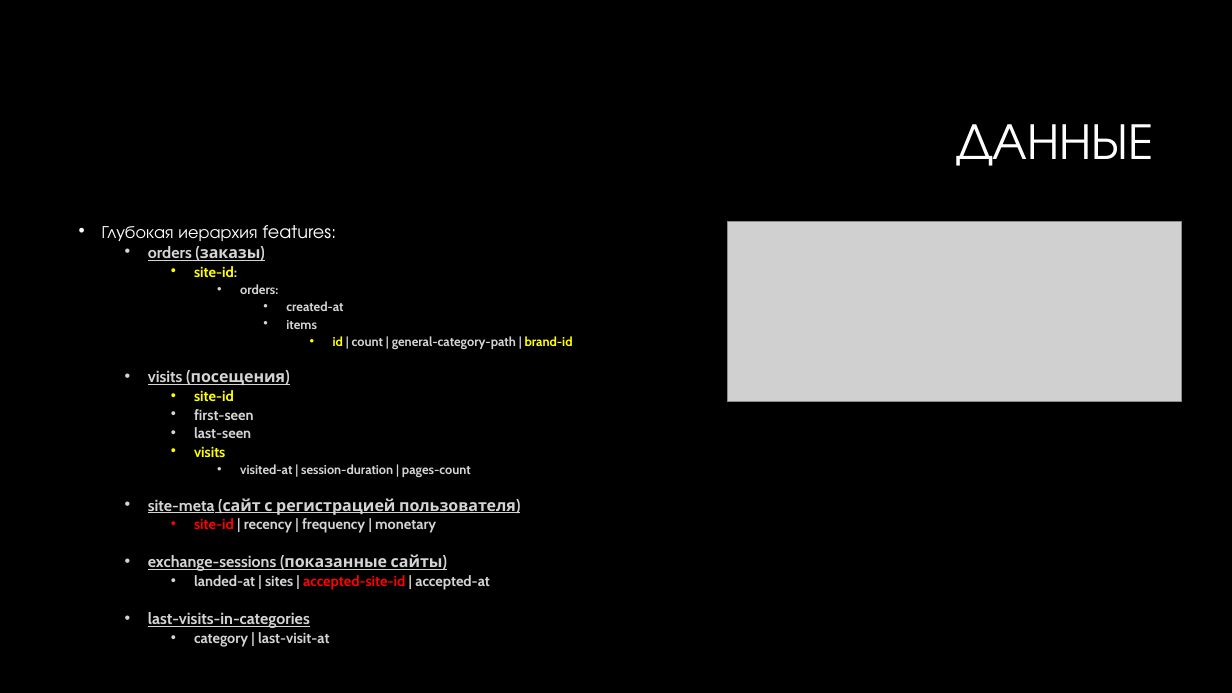
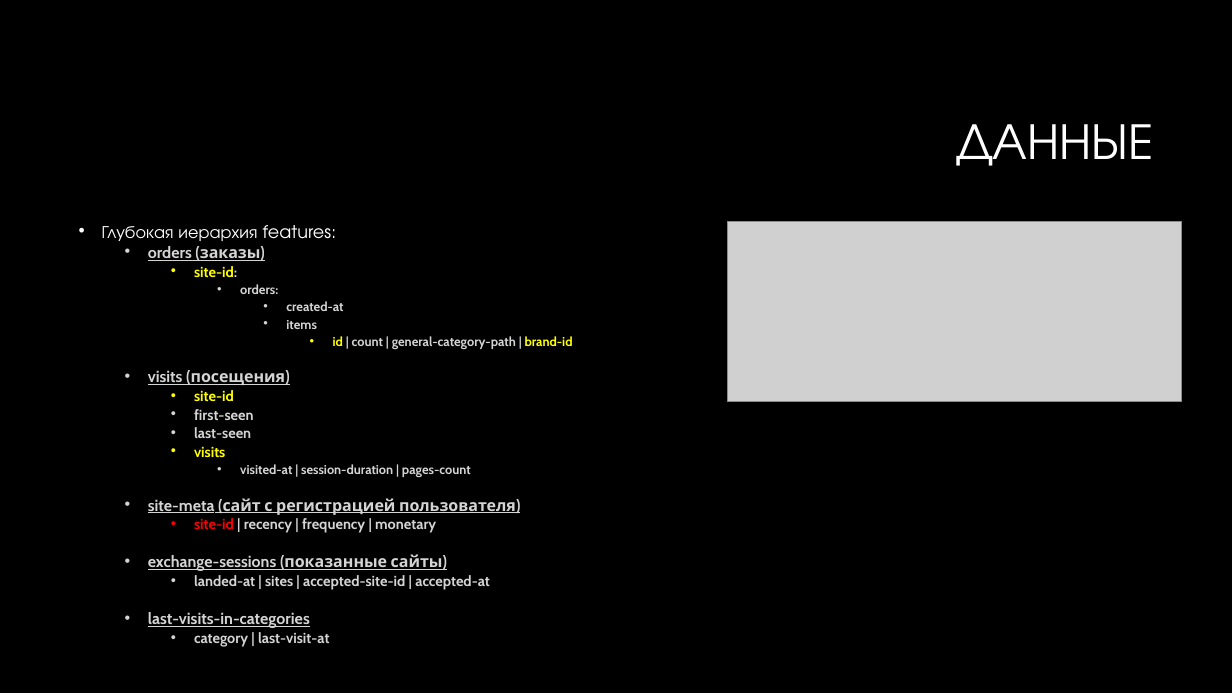
Before and after one commit to loseff-n/flocktory, a slide deck: slide 5 of flocktory.pptx. Drawn at 1232x693 pixels with LibreOffice and Linux fonts; fonts in the diff are those of the drawing; grey boxes stand for pictures; background and template pictures are left out. Boxes give left, top, right and bottom in pixels: in the first picture for what was removed or moved away, otherwise in the second. Text is boxed around its words. In the diff, an @@ line names an element or a change of style, - is before the commit and + after.

```diff
--- a/flocktory.pptx
+++ b/flocktory.pptx
@@ text at (194,575,490,590): text colour #FF0000 to #D4D4D4 in "accepted-site-id" @@
```
Also in this commit, not shown: 3 other slides changed, 4 slides added, 1 slide removed, 3 other files.
